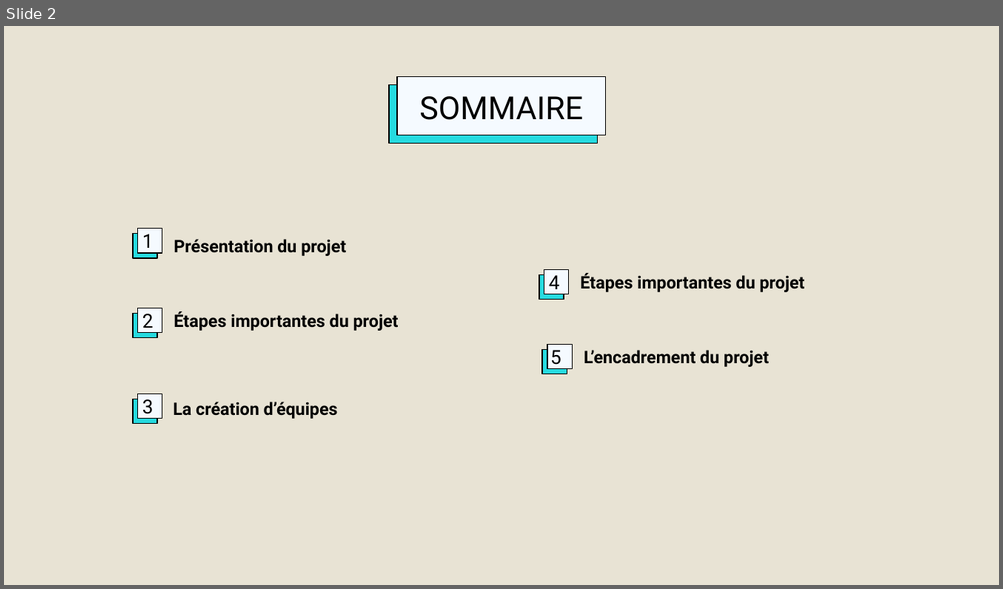
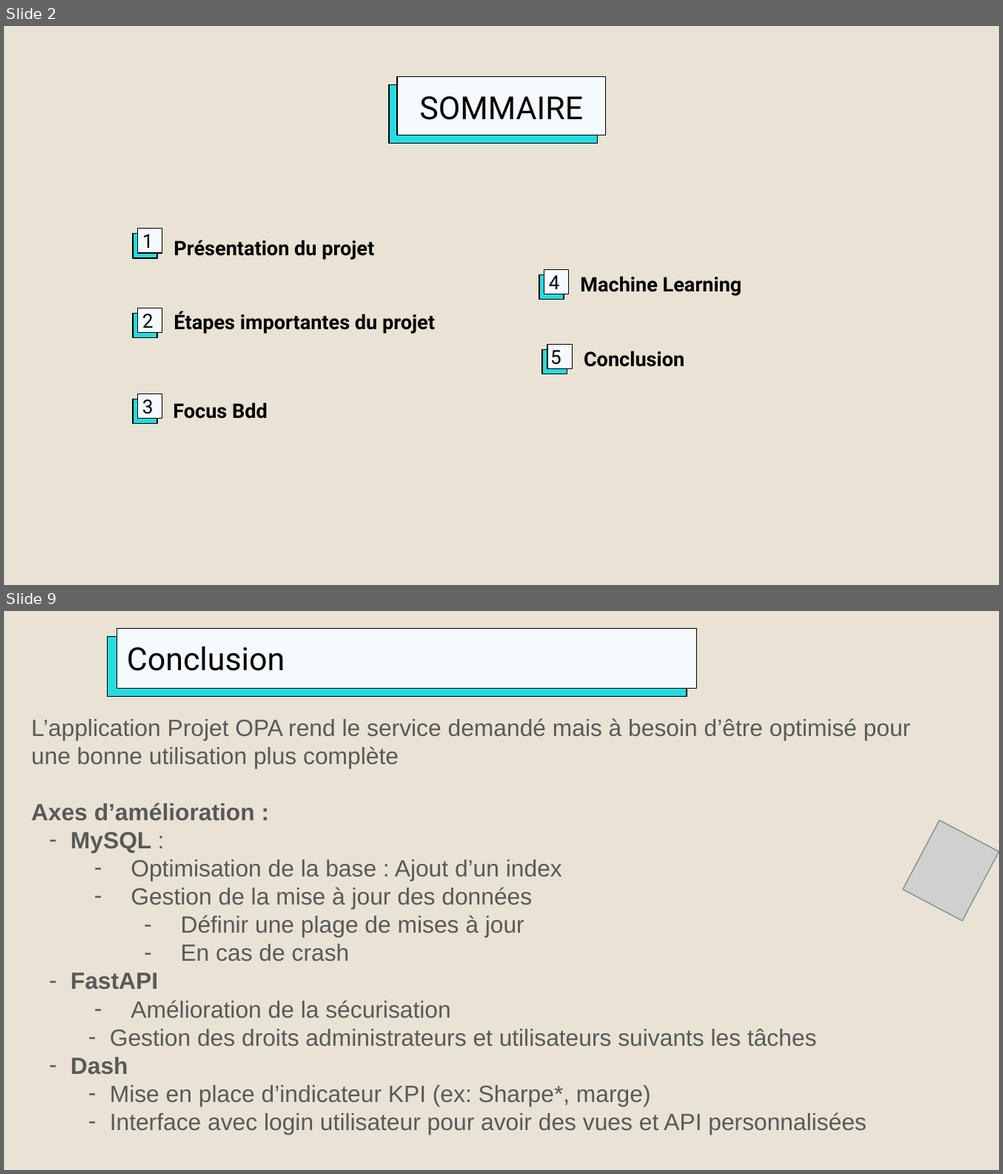
Before and after one commit to DataScientest-Studio/CDE-NOV23-OPA, a slide deck: docs/Projet OPA - CryptoBot avec Binance.odp. Shown one above the other, each under a label of ours: slide 2 before the commit, slides 2 and 9 after it; the slides between them are not shown. The pictures are 1003x589 and 1003x1174 pixels, drawn with LibreOffice and Linux fonts; fonts in the diff are those of the drawing; grey boxes stand for pictures; background and template pictures are left out. Boxes give left, top, right and bottom in pixels: in the first picture for what was removed or moved away, otherwise in the second. Text is boxed around its words. In the diff, an @@ line names an element or a change of style, - is before the commit and + after.

```diff
--- a/docs/Projet OPA - CryptoBot avec Binance.odp
+++ b/docs/Projet OPA - CryptoBot avec Binance.odp
@@ slide 9 added at [4, 611, 999, 1170], background #E8E3D4 @@
@@ title added at [116, 629, 696, 689], fill #F5FAFF, outline #000000 0.74 pt, 23 pt, text #000000 @@
+Conclusion
@@ rectangle added at [108, 637, 687, 697], fill #26DBE0, outline #000000 0.74 pt @@
@@ text added at [31, 718, 910, 1135], 17 pt, text #595959 @@
+L’application Projet OPA rend le service demandé mais à besoin d’être optimisé pour une bonne utilisation plus complète
+Axes d’amélioration :
+– MySQL :
+  – Optimisation de la base : Ajout d’un index
+  – Gestion de la mise à jour des données
+    – Définir une plage de mises à jour
+    – En cas de crash
+– FastAPI
+  – Amélioration de la sécurisation
+  – Gestion des droits administrateurs et utilisateurs suivants les tâches
+– Dash
+  – Mise en place d’indicateur KPI (ex: Sharpe*, marge)
+  – Interface avec login utilisateur pour avoir des vues et API personnalisées
@@ picture added at [902, 820, 999, 922] @@
@@ slide 2 changed as well @@
@@ text "Présentation du projet" at [173, 240, 374, 260]: size 12.5 to 14.5 pt @@
@@ text at [580, 276, 742, 296]: text changed; size 12.5 to 14.5 pt @@
-Étapes importantes du projet
+Machine Learning
@@ text "Étapes importantes du projet" at [173, 312, 435, 334]: size 12.5 to 14.5 pt @@
@@ text at [583, 351, 684, 367]: text changed; size 12.5 to 14.5 pt @@
-L’encadrement du projet
+Conclusion
@@ text at [173, 403, 267, 419]: text changed; size 12.5 to 14.5 pt @@
-La création d’équipes
+Focus Bdd
```
Also in this commit, not shown: 9 other slides changed, 9 other slides added, 5 slides removed, 4 other files.
